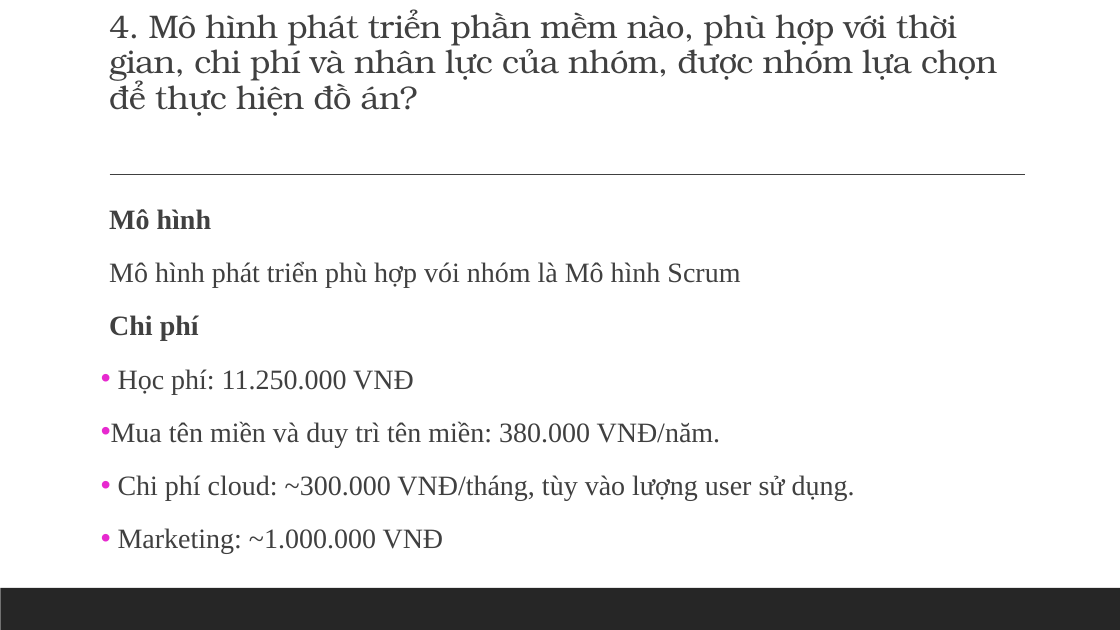
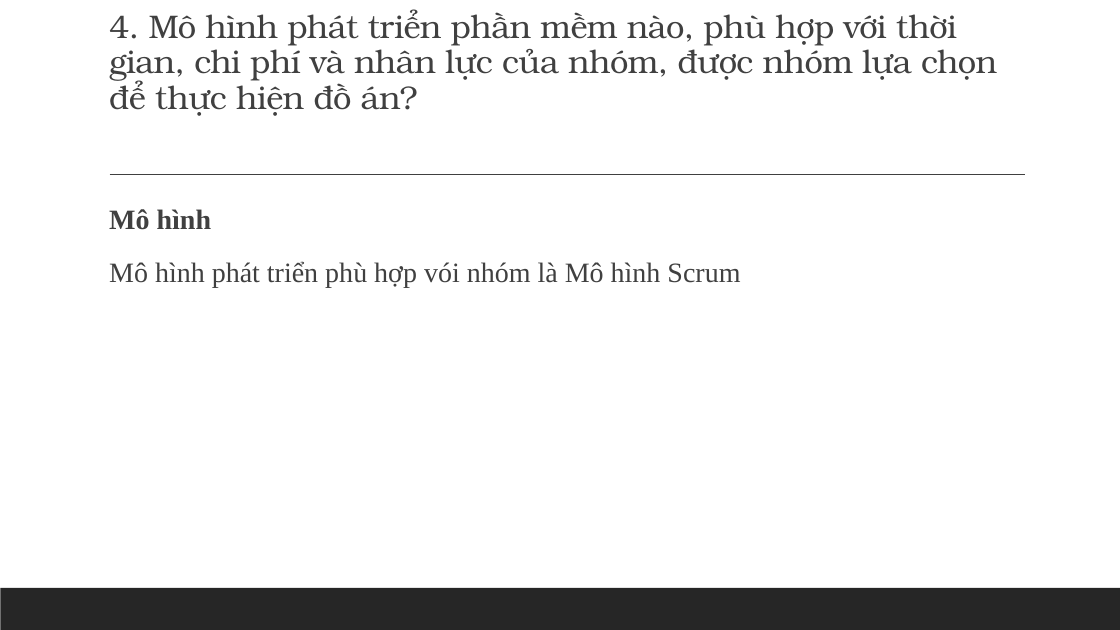
Before and after one commit to huynhquangminh/18HCB_QuanLyQuyTrinhPhanMem, a slide deck: slide 11 of Documents/Tuan2/Quản lý quy trình phần mềm.pptx (slide 10 before the commit). Drawn at 1120x630 pixels with LibreOffice and Linux fonts; fonts in the diff are those of the drawing. Boxes give left, top, right and bottom in pixels: in the first picture for what was removed or moved away, otherwise in the second. Text is boxed around its words. In the diff, an @@ line names an element or a change of style, - is before the commit and + after.

```diff
--- a/Documents/Tuan2/Quản lý quy trình phần mềm.pptx
+++ b/Documents/Tuan2/Quản lý quy trình phần mềm.pptx
@@ text at (109, 315, 855, 554): paragraphs removed @@
-  Chi phí
-• Học phí: 11.250.000 VNĐ
-• Mua tên miền và duy trì tên miền: 380.000 VNĐ/năm.
-• Chi phí cloud: ~300.000 VNĐ/tháng, tùy vào lượng user sử dụng.
-• Marketing: ~1.000.000 VNĐ
```
Also in this commit, not shown: 46 slides added, 1 other file.
